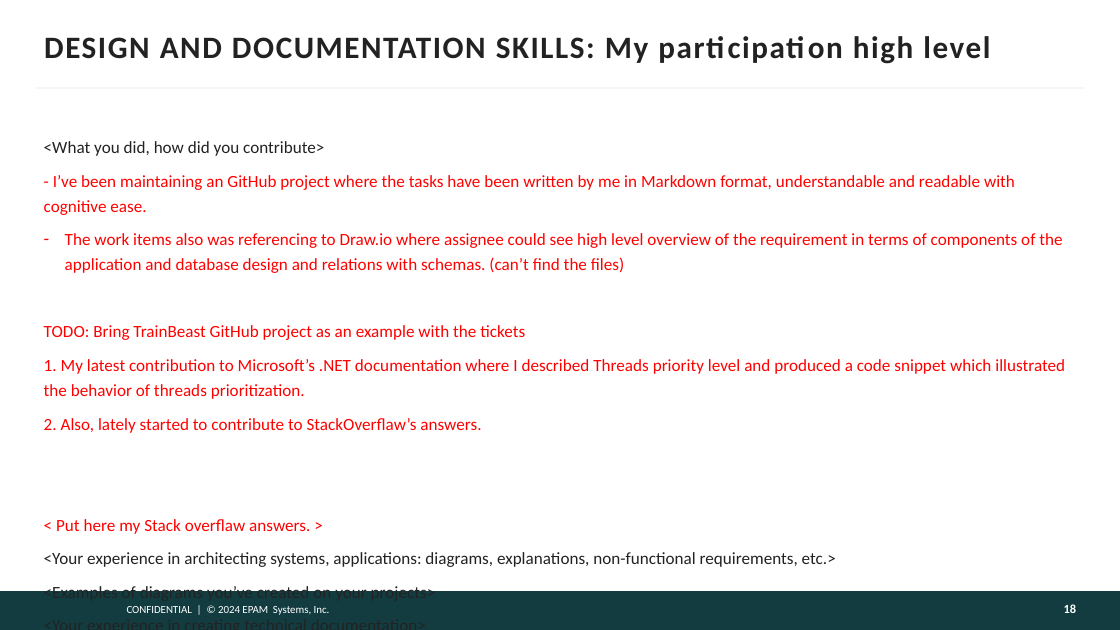
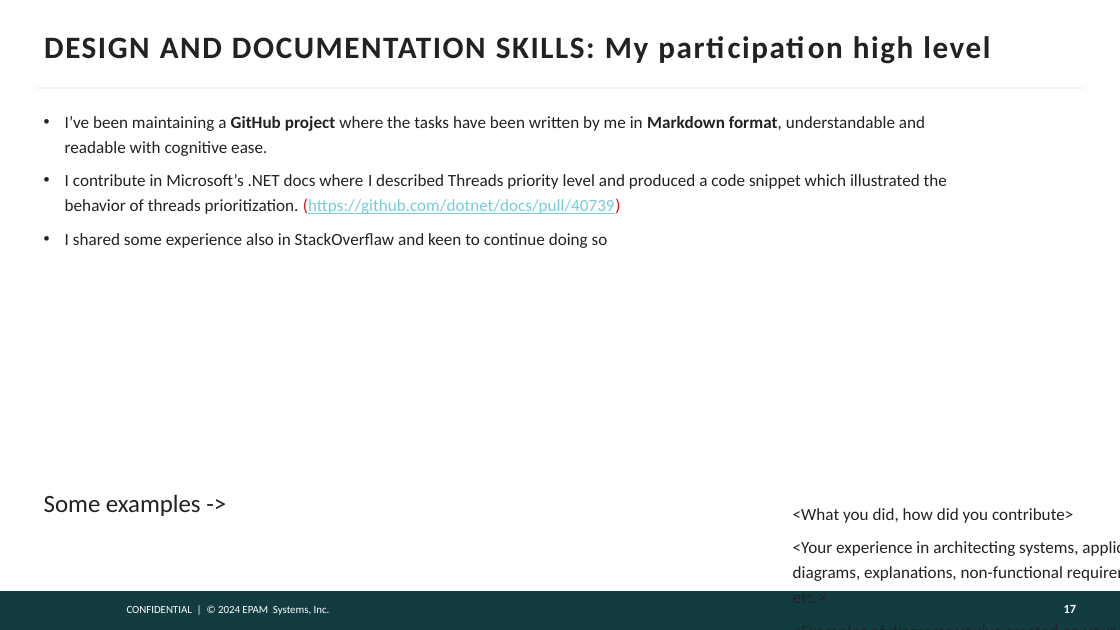
Before and after one commit to victoravt/Papers, a slide deck: slide 17 of Assessment Epam A2-A3/presentation-template.pptx (slide 18 before the commit). Drawn at 1120x630 pixels with LibreOffice and Linux fonts; fonts in the diff are those of the drawing; background and template pictures are left out. Boxes give left, top, right and bottom in pixels: in the first picture for what was removed or moved away, otherwise in the second. Text is boxed around its words. In the diff, an @@ line names an element or a change of style, - is before the commit and + after.

```diff
--- a/Assessment Epam A2-A3/presentation-template.pptx
+++ b/Assessment Epam A2-A3/presentation-template.pptx
@@ text at box(44, 116, 947, 516): text changed; text colour #FF0000 to #222222 @@
-<What you did, how did you contribute>
-- I’ve been maintaining an GitHub project where the tasks have been written by me in Markdown format, understandable and readable with cognitive ease.
-– The work items also was referencing to Draw.io where assignee could see high level overview of the requirement in terms of components of the application and database design and relations with schemas. (can’t find the files)
-TODO: Bring TrainBeast GitHub project as an example with the tickets
-1. My latest contribution to Microsoft’s .NET documentation where I described Threads priority level and produced a code snippet which illustrated the behavior of threads prioritization.
-2. Also, lately started to contribute to StackOverflaw’s answers.
-< Put here my Stack overflaw answers. >
-<Your experience in architecting systems, applications: diagrams, explanations, non-functional requirements, etc.>
-<Examples of diagrams you’ve created on your projects>
-<Your experience in creating technical documentation>
-1.
+• I’ve been maintaining a GitHub project where the tasks have been written by me in Markdown format, understandable and readable with cognitive ease.
+• I contribute in Microsoft’s .NET docs where I described Threads priority level and produced a code snippet which illustrated the behavior of threads prioritization. (https://github.com/dotnet/docs/pull/40739)
+• I shared some experience also in StackOverflaw and keen to continue doing so
+Some examples ->
@@ text added at box(793, 508, 1078, 591), 11 pt, text #222222 @@
+<What you did, how did you contribute>
+<Your experience in architecting systems, applications: diagrams, explanations, non-functional requirements, etc.>
+<Examples of diagrams you’ve created on your projects>
+<Your experience in creating technical documentation>.
@@ page number at box(1064, 605, 1077, 613): text changed @@
-18
+17
```
Also in this commit, not shown: 5 other slides changed, 4 slides added, 2 slides removed.
